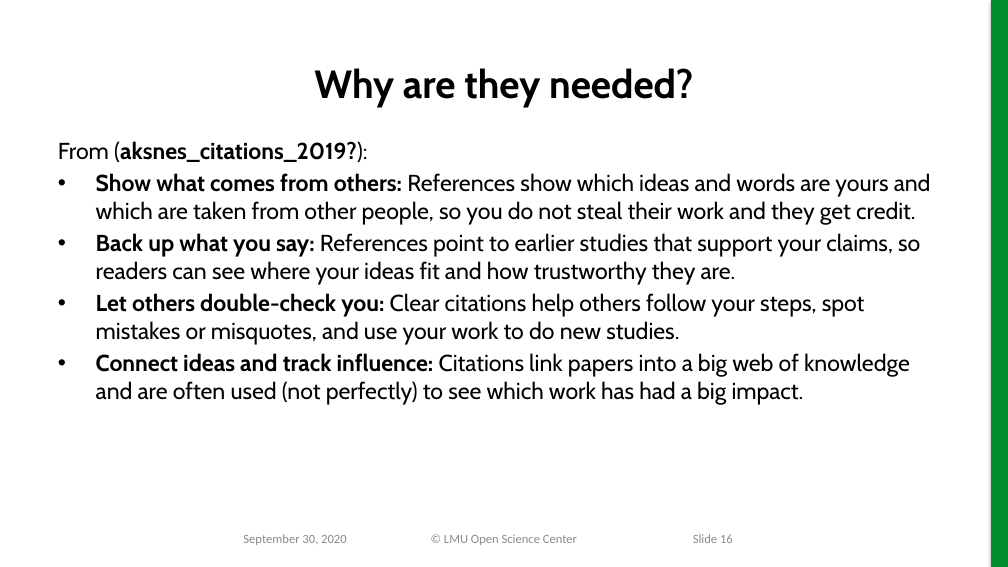
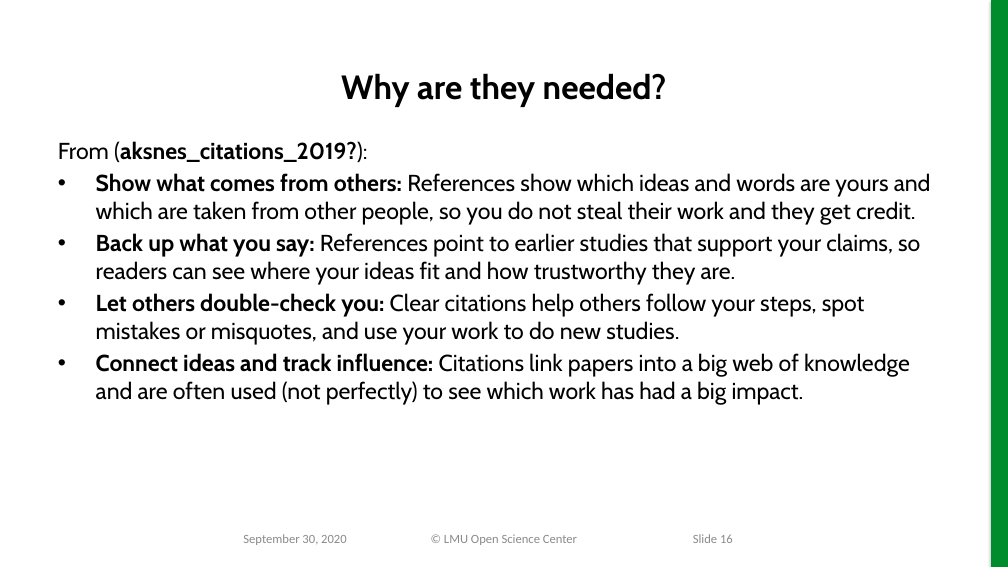
Before and after one commit to lmu-osc/train-the-trainer-test-repo-separate-slidedeck-zenodo, a slide deck: slide 16 of working-output.pptx. Drawn at 1008x567 pixels with LibreOffice and Linux fonts; fonts in the diff are those of the drawing; background and template pictures are left out. Boxes give left, top, right and bottom in pixels: in the first picture for what was removed or moved away, otherwise in the second. Text is boxed around its words. In the diff, an @@ line names an element or a change of style, - is before the commit and + after.

```diff
--- a/working-output.pptx
+++ b/working-output.pptx
@@ title "Why are they needed?" at box(341, 73, 667, 107): size 37.3 to 32 pt @@
```
Also in this commit, not shown: 29 other slides changed, 5 other files.
